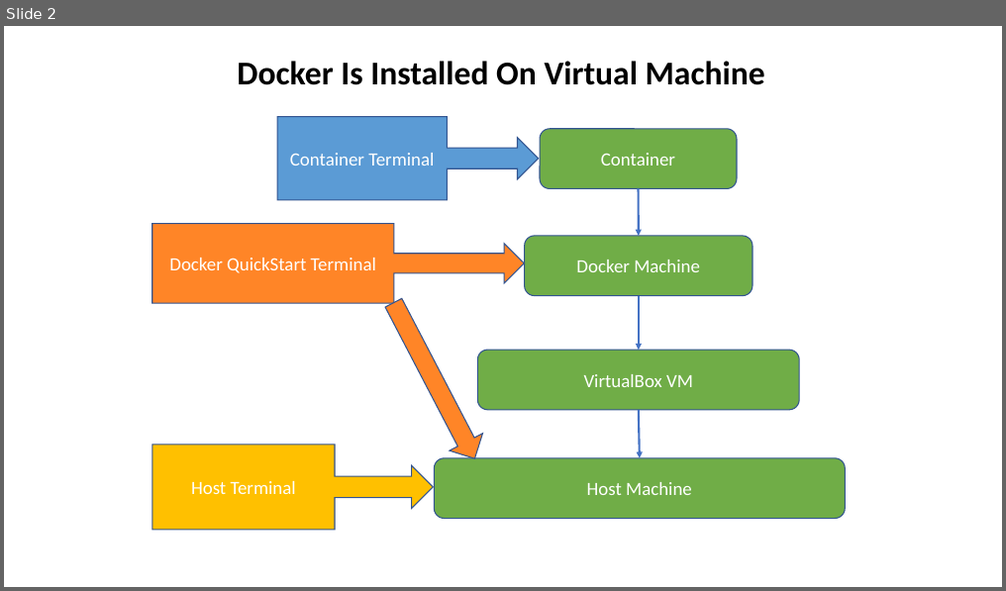
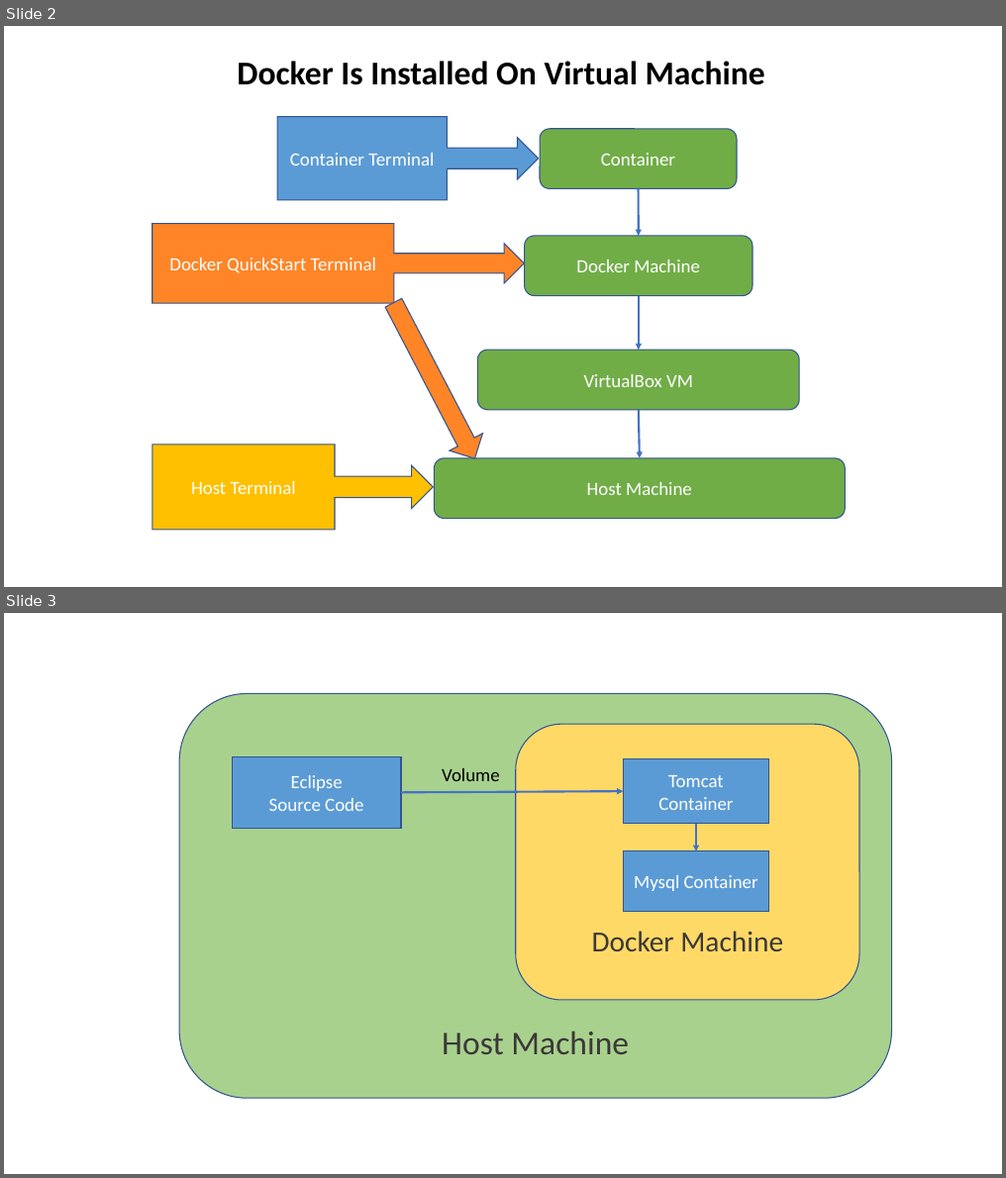
Before and after one commit to jojozhuang/jojozhuang.github.io, a slide deck: public/docs/docker.pptx. Shown one above the other, each under a label of ours: slide 2 before the commit, slides 2 and 3 after it. The pictures are 1006x591 and 1006x1178 pixels, drawn with LibreOffice and Linux fonts; fonts in the diff are those of the drawing. Boxes give left, top, right and bottom in pixels: in the first picture for what was removed or moved away, otherwise in the second. Text is boxed around its words. In the diff, an @@ line names an element or a change of style, - is before the commit and + after.

```diff
--- a/public/docs/docker.pptx
+++ b/public/docs/docker.pptx
@@ slide 3 added at (4,613,1002,1174), background #FFFFFF @@
@@ rounded rectangle added at (179,694,892,1099), fill #A9D18E, outline #325491 1 pt, 32 pt, text #3B3838 @@
+Host Machine
@@ rounded rectangle added at (516,724,859,1000), fill #FFD966, outline #325491 1 pt, 28 pt, text #3B3838 @@
+Docker Machine
@@ rectangle added at (233,757,402,828), fill #5B9BD5, outline #325491 1 pt, 18 pt, text #FFFFFF @@
+Eclipse
+Source Code
@@ rectangle added at (623,759,769,823), fill #5B9BD5, outline #325491 1 pt, 18 pt, text #FFFFFF @@
+Tomcat Container
@@ text added at (442,768,500,781), 18 pt, text #000000 @@
+Volume
@@ arrow added from (401, 792) to (623, 791), #4472C4 2 pt @@
@@ arrow added from (696, 823) to (696, 852), #4472C4 2 pt @@
@@ rectangle added at (623,852,769,912), fill #5B9BD5, outline #325491 1 pt, 18 pt, text #FFFFFF @@
+Mysql Container
```
Also in this commit, not shown: 1 other slide added, 4 other files.
